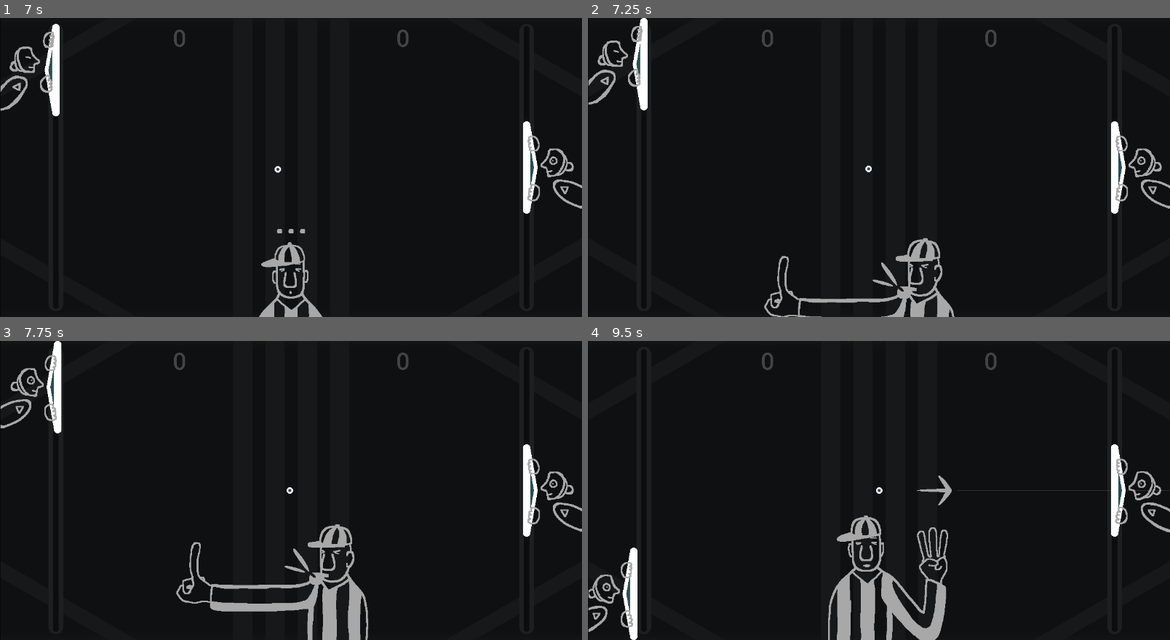
Above: before the commit, frames 1-4 (two rows, left to right).
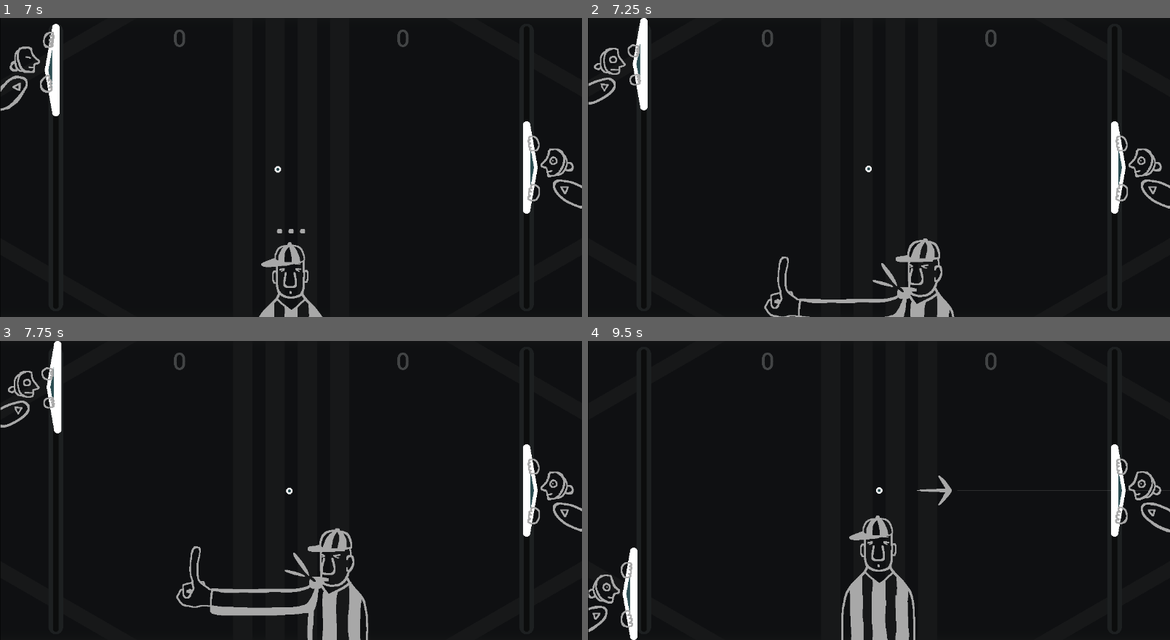
Above: after the commit, the same moments.

Repository: pixerhp/Pixers-Pong
Game: Godot game, scene res://scenes/topscenes/gameplay_topscene.tscn
Same seed, same stepped clock (60 frames per second), same inputs: the game is played once before the commit and once after it.
Inputs (mouse positions are in pixels of both pictures, inside the frame that each line leads up to):
- Up to frame 1 (7 s): move the mouse to (419, 152) at 0.52 s; hold D (plr1_bump_right) 0.53-1.28 s; tap one key every 0.75 s from 0.6 s: T (TEMP_TEST_FOUL) Shift (plr1_slow) Keypad 0 (plr2_slow) T (TEMP_TEST_FOUL) Shift (plr1_slow) Keypad 0 (plr2_slow) T (TEMP_TEST_FOUL) Shift (plr1_slow) Keypad 0 (plr2_slow); click (419, 152) at 0.67 s; move the mouse to (174, 182) at 1.27 s; hold S (plr1_down) 1.28-2.03 s; move the mouse to (349, 101) at 2.02 s; hold D (plr1_bump_right) 2.03-2.78 s; move the mouse to (261, 227) at 2.77 s; hold W (plr1_up) 2.78-3.53 s; click (261, 227) at 2.92 s; move the mouse to (465, 212) at 3.52 s; hold A (plr1_bump_left) 3.53-5.03 s; move the mouse to (116, 122) at 4.27 s; move the mouse to (320, 167) at 5.02 s; hold S (plr1_down) 5.03-5.78 s; click (320, 167) at 5.17 s; move the mouse to (203, 92) at 5.77 s; hold D (plr1_bump_right) 5.78-6.53 s; move the mouse to (419, 152) at 6.52 s; hold W (plr1_up) from 6.53 s (still down)
- Up to frame 2 (7.25 s): keep holding W (plr1_up)
- Up to frame 3 (7.75 s): move the mouse to (174, 505) at 7.27 s; release W (plr1_up) at 7.28 s; hold D (plr1_bump_right) from 7.28 s (still down); tap T (TEMP_TEST_FOUL) at 7.35 s; click (174, 505) at 7.42 s
- Up to frame 4 (9.5 s): move the mouse to (937, 424) at 8.02 s; release D (plr1_bump_right) at 8.03 s; hold S (plr1_down) 8.03-8.78 s; tap Shift (plr1_slow) at 8.1 s; move the mouse to (849, 550) at 8.77 s; hold A (plr1_bump_left) from 8.78 s (still down); tap Keypad 0 (plr2_slow) at 8.85 s

Frame 1 is identical in both runs. In frame 2, 1.0% of the frame differs, in the area x 0-63%, y 2-100%; in frame 3, 2.9%; in frame 4, 3.9%, in the area x 41-62%, y 58-100%.

Commit message:
Add char foul ball reaction expression

Diff:
--- a/scenes/prefabs/paddle_char.tscn
+++ b/scenes/prefabs/paddle_char.tscn
@@ -179,6 +179,5 @@
 
 [node name="PaddleChar" type="AnimatedSprite2D" unique_id=1333835360]
 sprite_frames = SubResource("SpriteFrames_hx5ms")
-animation = &"bot_surprised"
+animation = &"plr_idle"
 autoplay = "plr_idle"
-frame_progress = 0.65233225
--- a/scripts/gameplay_script.gd
+++ b/scripts/gameplay_script.gd
@@ -45,6 +45,8 @@
 	handle_paddle_sidebump_animation(true)
 	handle_paddle_knockback_anim(false)
 	handle_paddle_knockback_anim(true)
+	if foulball_reserve_anim_to_conclude:
+		padchar_foulball_guilt_expression()
 
 # Variables and functions associated with pausing/unpausing functionality:
 var is_game_paused: bool = false
@@ -581,7 +583,7 @@
 func foulball_nevermind_anim_conclusion():
 	reset_referee()
 
-const FOULBALL_RESERVE_ANIM_DURATION: int = 4500
+const FOULBALL_RESERVE_ANIM_DURATION: int = 5000
 var foulball_cause_is_plr2: bool = false
 func foulball_reserve_animation(playthrough: float):
 	# Referee animation:
@@ -639,6 +641,22 @@
 var foulball_reserve_anim_to_conclude: bool = false
 func foulball_reserve_anim_conclusion():
 	pass
+
+func padchar_foulball_guilt_expression():
+	if not (Time.get_ticks_msec() < (foulball_reserve_start_time + FOULBALL_RESERVE_ANIM_DURATION)):
+		return
+	var playthrough: float = prop_through_range(Time.get_ticks_msec(),
+		foulball_reserve_start_time, foulball_reserve_start_time + FOULBALL_RESERVE_ANIM_DURATION)
+	const GUILT_EXPRESSION_START: float = 0.0
+	const GUILT_EXPRESSION_END: float = 0.2
+	if not is_in_range_f(playthrough, GUILT_EXPRESSION_START, GUILT_EXPRESSION_END):
+		return
+	var padchar_noderef: AnimatedSprite2D = (
+		%RightPaddle/%AnimChar if foulball_cause_is_plr2 else %LeftPaddle/%AnimChar)
+	var prefix: String = ("plr" if
+		(((not foulball_cause_is_plr2) and (Globals.plr1_cpu_mode == Globals.CPU_MODES.OFF)) or
+		(foulball_cause_is_plr2 and (Globals.plr2_cpu_mode == Globals.CPU_MODES.OFF))) else "bot")
+	padchar_noderef.play(prefix + "_surprised")
 
 const POSTSERVE_ANIM_DURATION: int = 1250
 var postserve_point_towards_plr2: bool = false
